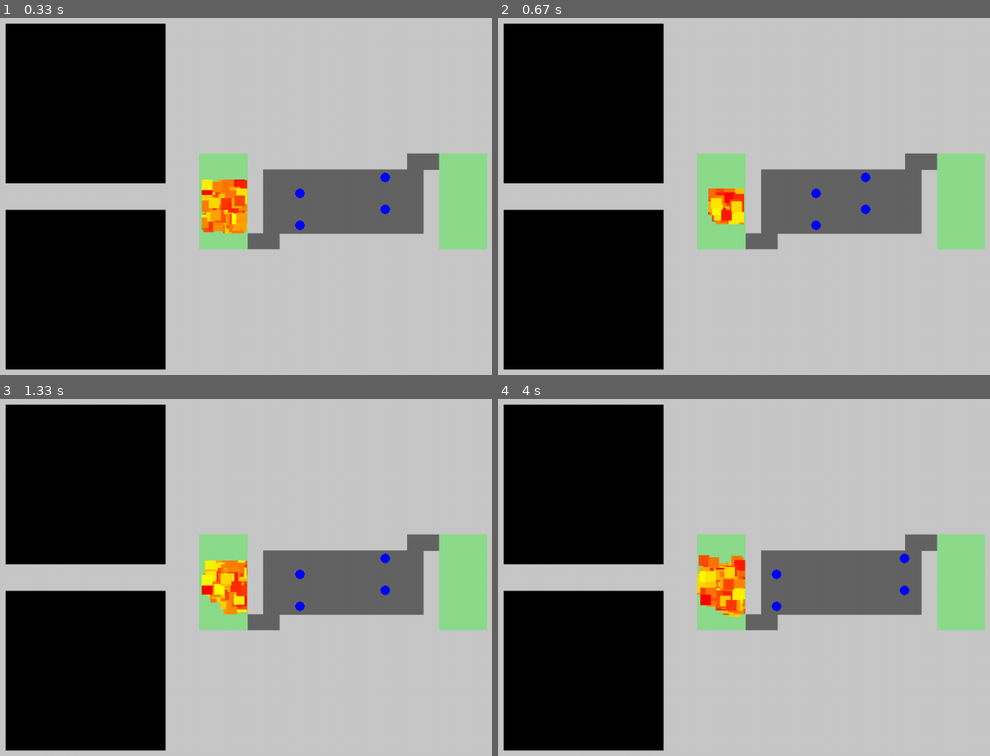
Above: before the commit, frames 1-4 (two rows, left to right).
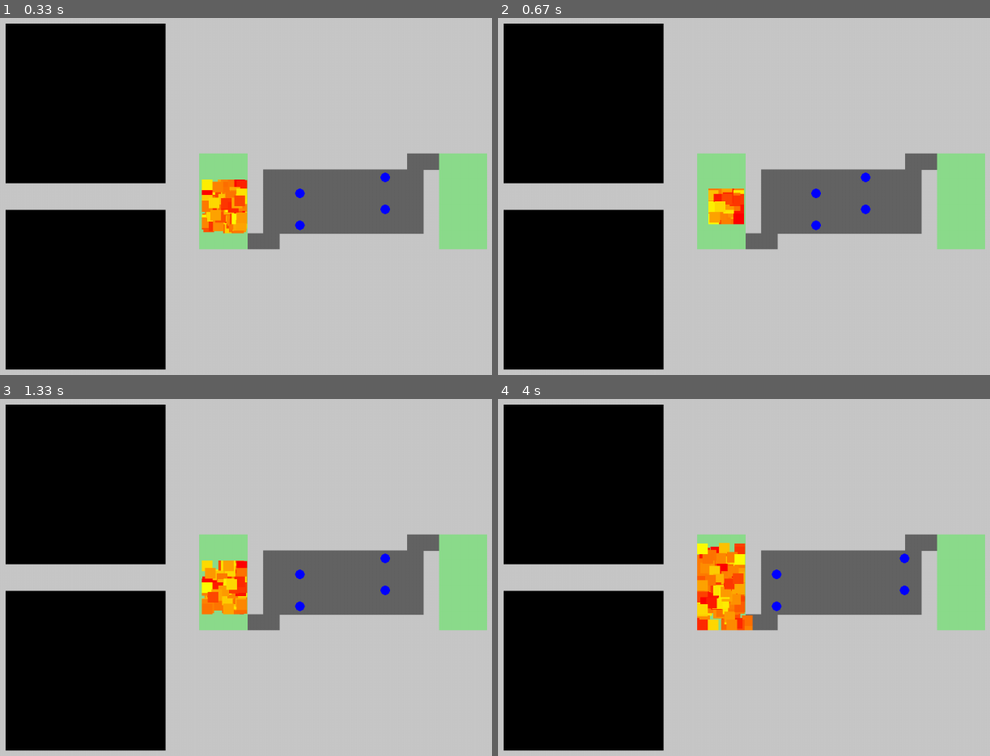
Above: after the commit, the same moments.

Repository: carolineap/hardest-pygame-ever
Game: pygame game, started from simulation_exchange_entire_population.py
Two runs of this game, one before a commit and one after it. Both use one fixed random seed, a clock stepped at 60 frames per second and the inputs below.
Inputs:
- Up to frame 1 (0.33 s): no input
- Up to frame 2 (0.67 s): no input
- Up to frame 3 (1.33 s): no input
- Up to frame 4 (4 s): no input

Frame 1 is identical in both runs. In frame 2, 0.6% of the frame differs, in the area x 42-50%, y 47-58%; in frame 3, 1.1%; in frame 4, 2.1%, in the area x 40-52%, y 40-65%.

Commit message:
add idx_death to player and improve mutation

Diff:
--- a/genetic_algorithm/ga_exchange_entire_population.py
+++ b/genetic_algorithm/ga_exchange_entire_population.py
@@ -10,6 +10,7 @@
         self.action_best_position = -1
         self.poison = 0
         self.win = False
+        self.death = -1
 
     def fitness(self):
         return self.poison + (1*self.best_position) + self.action_best_position #menor dist para o goal com o menor numero de acoes
@@ -53,6 +54,19 @@
 
     return state
 
+def mutationImproved(state, state_size, cross_point, idx_dadDeath):
+    if (cross_point > idx_dadDeath):#manteve a açao que o pai morreu na sequencia do filho gerado, então muta a partir dessa ação
+        d = random.randint(1, state_size - idx_dadDeath)
+        state[idx_dadDeath:idx_dadDeath+d] = [random.choice(list(Actions)).value]*d
+    else:#a ação que o pai morreu não esta mais no filho. Só muta por "obrigação"
+        d = random.randint(1, state_size - cross_point)
+        state[cross_point:cross_point+d] = [random.choice(list(Actions)).value]*d
+
+    #print(state_size, " ", cross_point, " ", idx_dadDeath, " ", d)
+    #print(state)
+    #print("-----------------")
+    return state
+
 def create_initial_population(size, n_state, d):
     population = []
     for i in range(size):
--- a/simulation_exchange_entire_population.py
+++ b/simulation_exchange_entire_population.py
@@ -44,6 +44,7 @@
             population[i].best_position = results[i][1]
             population[i].action_best_position = results[i][2]
             population[i].poison = results[i][3]
+            population[i].death = results[i][4]
 
             best_win = population[i]
 
@@ -64,12 +65,17 @@
         new_population = []
 
         parents_selection = ga.selection(population)
+        change_point = 0
         for i in range(int(len(parents_selection)/2)):
-            new_ind_1_crom, new_ind_2_crom = ga.crossover(parents_selection[i].state, parents_selection[i+1].state, state_size - 10)
+            change_point += int(crossover_pos)
+            new_ind_1_crom, new_ind_2_crom = ga.crossover(parents_selection[2*i].state, parents_selection[(2*i)+1].state, state_size - change_point)
+            #new_ind_1_crom, new_ind_2_crom = ga.crossover(parents_selection[i].state, parents_selection[i+1].state, state_size - 10)
 
             if random.random() <= mutation_rate:
-                new_ind_1_crom = ga.mutation(new_ind_1_crom)
-                new_ind_2_crom = ga.mutation(new_ind_2_crom)
+                new_ind_1_crom = ga.mutationImproved(new_ind_1_crom, len(new_ind_1_crom), state_size - change_point, parents_selection[2*i].death)
+                new_ind_2_crom = ga.mutationImproved(new_ind_2_crom, len(new_ind_2_crom), state_size - change_point, parents_selection[(2*i)+1].death)
+                #new_ind_1_crom = ga.mutation(new_ind_1_crom)
+                #new_ind_2_crom = ga.mutation(new_ind_2_crom)
 
             new_population.append(ga.Individual(new_ind_1_crom))
             new_population.append(ga.Individual(new_ind_2_crom))
--- a/src/AppSimulation.py
+++ b/src/AppSimulation.py
@@ -53,7 +53,7 @@
 
         results = []
         for i in range(len(self.players)):
-            results.append([False, 1000, -1, 0])
+            results.append([False, 1000, -1, 0, n-1])
 
         for i in range(n):
             # Force a simulation time, this will make display looks
@@ -69,7 +69,11 @@
                     not_dead = True
                     self.input_loop(actions[j][i])
 
-                    results[j][0] = self.exec_loop(s_dt, j) #win
+                    results[j][0], death = self.exec_loop(s_dt, j) #win
+
+                    if (death == 1):
+                        results[j][4] = i #marca a posição que morreu
+
                     results[j][3] = max(results[j][3] + self.level_one.poison_player(self.players[j]), 0)
 
                     if results[j][1] > self.level_one.distance(self.players[j]):
@@ -100,13 +104,13 @@
         self.players[j].move(self.value, dt)
 
         if self.players[j].is_dead(self.enemies):
-            return False
+            return False, 1
 
         # Check if won
         if self.level_one.end_area.colliderect(self.players[j].collision_box()):
-            return True
+            return True, 0
 
-        return False
+        return False, 0
 
     def restart(self):
         for player in self.players:
